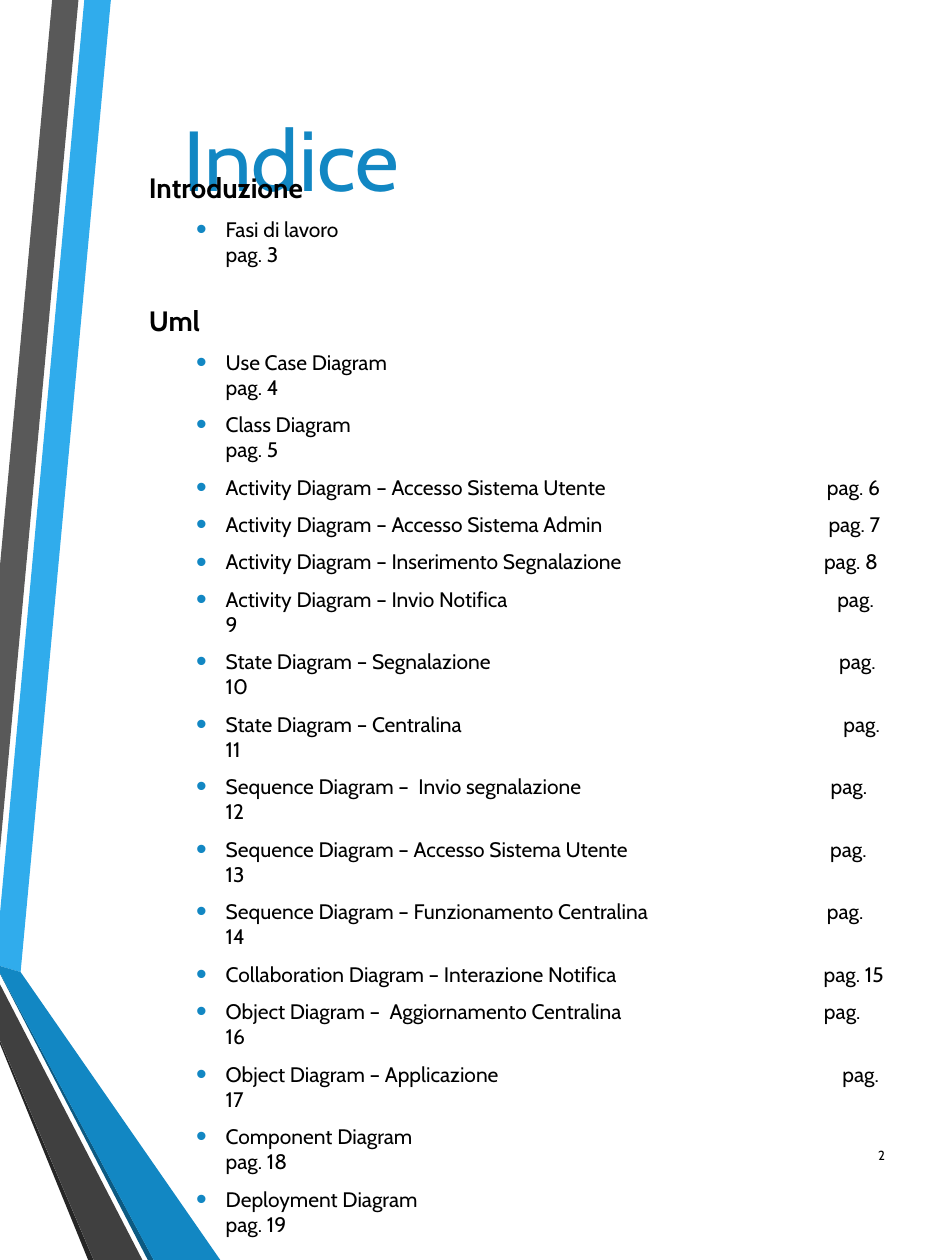
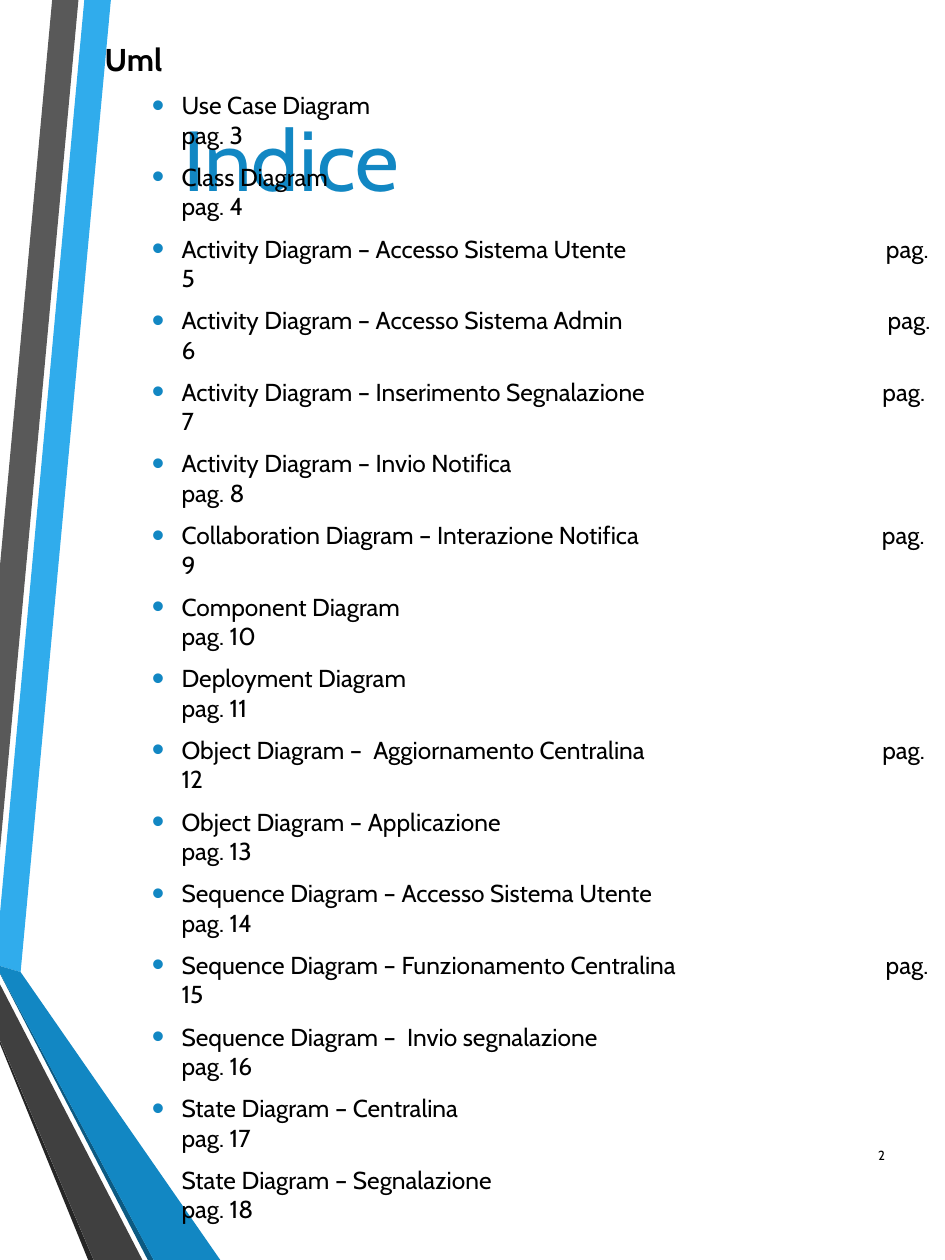
Before and after one commit to federicomegler/traffic-monitor, a slide deck: slide 2 of Design/Traffic_monitor.pptx. Drawn at 945x1260 pixels with LibreOffice and Linux fonts; fonts in the diff are those of the drawing. Boxes give left, top, right and bottom in pixels: in the first picture for what was removed or moved away, otherwise in the second. Text is boxed around its words. In the diff, an @@ line names an element or a change of style, - is before the commit and + after.

```diff
--- a/Design/Traffic_monitor.pptx
+++ b/Design/Traffic_monitor.pptx
@@ text "Uml": place and size @@
-text "Uml" at (149, 175, 879, 1237)
+text "Uml" at (105, 44, 931, 1224)
@@ text at (105, 44, 163, 72): size 16 to 18 pt in "Uml" @@
@@ text at (182, 96, 931, 1224): text changed; size 12 to 14 pt @@
-  • Use Case Diagram pag. 4
-  • Class Diagram pag. 5
-  • Activity Diagram – Accesso Sistema Utente pag. 6
-  • Activity Diagram – Accesso Sistema Admin pag. 7
-  • Activity Diagram – Inserimento Segnalazione pag. 8
-  • Activity Diagram – Invio Notifica pag. 9
-  • State Diagram – Segnalazione pag. 10
-  • State Diagram – Centralina pag. 11
-  • Sequence Diagram – Invio segnalazione pag. 12
-  • Sequence Diagram – Accesso Sistema Utente pag. 13
-  • Sequence Diagram – Funzionamento Centralina pag. 14
-  • Collaboration Diagram – Interazione Notifica pag. 15
-  • Object Diagram – Aggiornamento Centralina pag. 16
-  • Object Diagram – Applicazione pag. 17
-  • Component Diagram pag. 18
-  • Deployment Diagram pag. 19
+  • Use Case Diagram pag. 3
+  • Class Diagram pag. 4
+  • Activity Diagram – Accesso Sistema Utente pag. 5
+  • Activity Diagram – Accesso Sistema Admin pag. 6
+  • Activity Diagram – Inserimento Segnalazione pag. 7
+  • Activity Diagram – Invio Notifica pag. 8
+  • Collaboration Diagram – Interazione Notifica pag. 9
+  • Component Diagram pag. 10
+  • Deployment Diagram pag. 11
+  • Object Diagram – Aggiornamento Centralina pag. 12
+  • Object Diagram – Applicazione pag. 13
+  • Sequence Diagram – Accesso Sistema Utente pag. 14
+  • Sequence Diagram – Funzionamento Centralina pag. 15
+  • Sequence Diagram – Invio segnalazione pag. 16
+  • State Diagram – Centralina pag. 17
+  • State Diagram – Segnalazione pag. 18
@@ text at (149, 175, 338, 268): paragraphs removed @@
-Introduzione
-  • Fasi di lavoro pag. 3
```
Also in this commit, not shown: 9 other slides changed, 1 slide removed.
